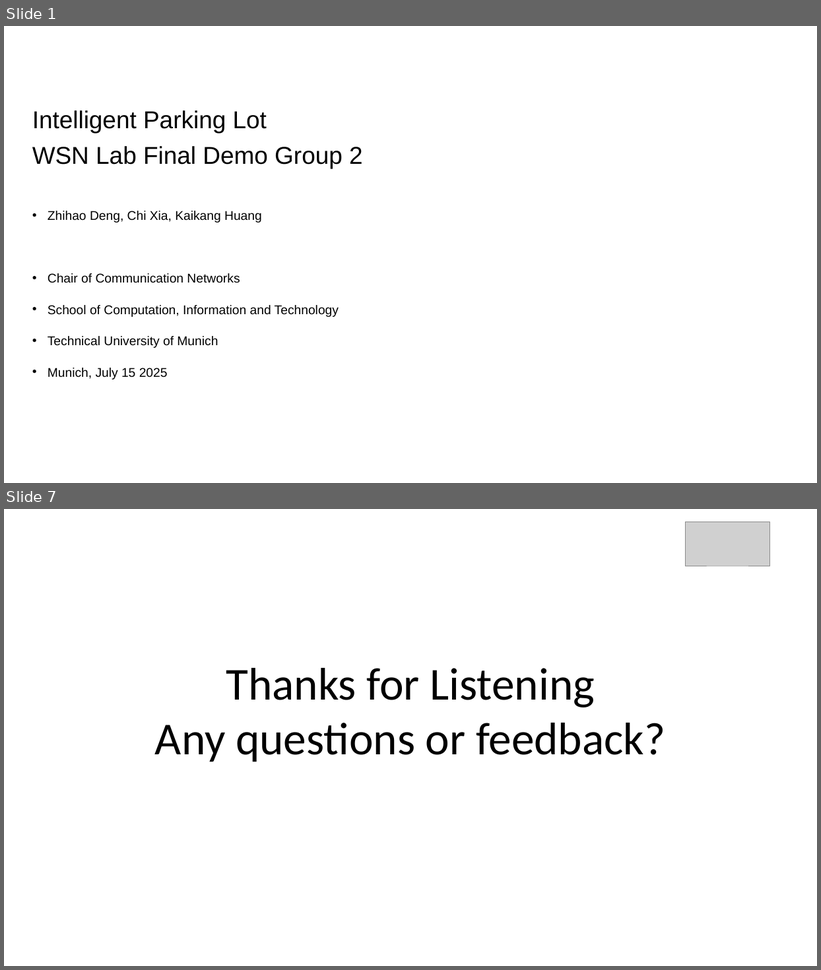
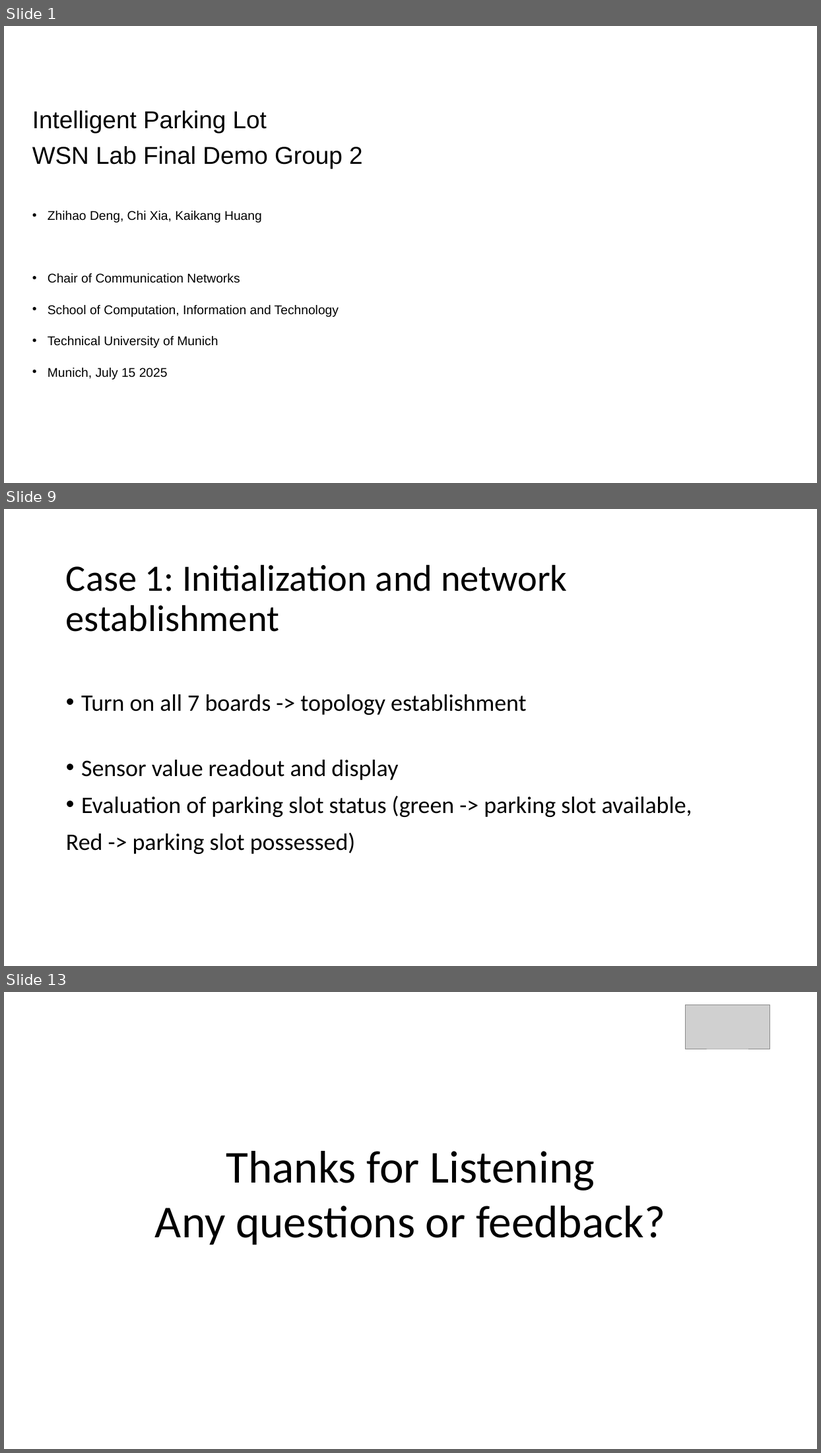
Before and after one commit to Codaxx/WSN_Lab_2025, a slide deck: wsnlab-ss25-final-group2.pptx. Shown one above the other, each under a label of ours: slides 1 and 7 before the commit, slides 1, 9 and 13 after it; the slides between them are not shown. The pictures are 821x970 and 821x1453 pixels, drawn with LibreOffice and Linux fonts; fonts in the diff are those of the drawing; grey boxes stand for pictures; background and template pictures are left out. Boxes give left, top, right and bottom in pixels: in the first picture for what was removed or moved away, otherwise in the second. Text is boxed around its words. In the diff, an @@ line names an element or a change of style, - is before the commit and + after.

```diff
--- a/wsnlab-ss25-final-group2.pptx
+++ b/wsnlab-ss25-final-group2.pptx
@@ slide 9 added at [4,509,817,966], background #FFFFFF @@
@@ title added at [66,564,567,632], 44 pt, text #000000 @@
+Case 1: Initialization and network establishment
@@ text added at [66,694,692,854], 28 pt, text #000000 @@
+• Turn on all 7 boards -> topology establishment
+• Sensor value readout and display
+• Evaluation of parking slot status (green -> parking slot available,
+Red -> parking slot possessed)
@@ what was slide 7 is now slide 13 @@
```
Also in this commit, not shown: 3 slides changed, 7 other slides added, 2 slides removed.
